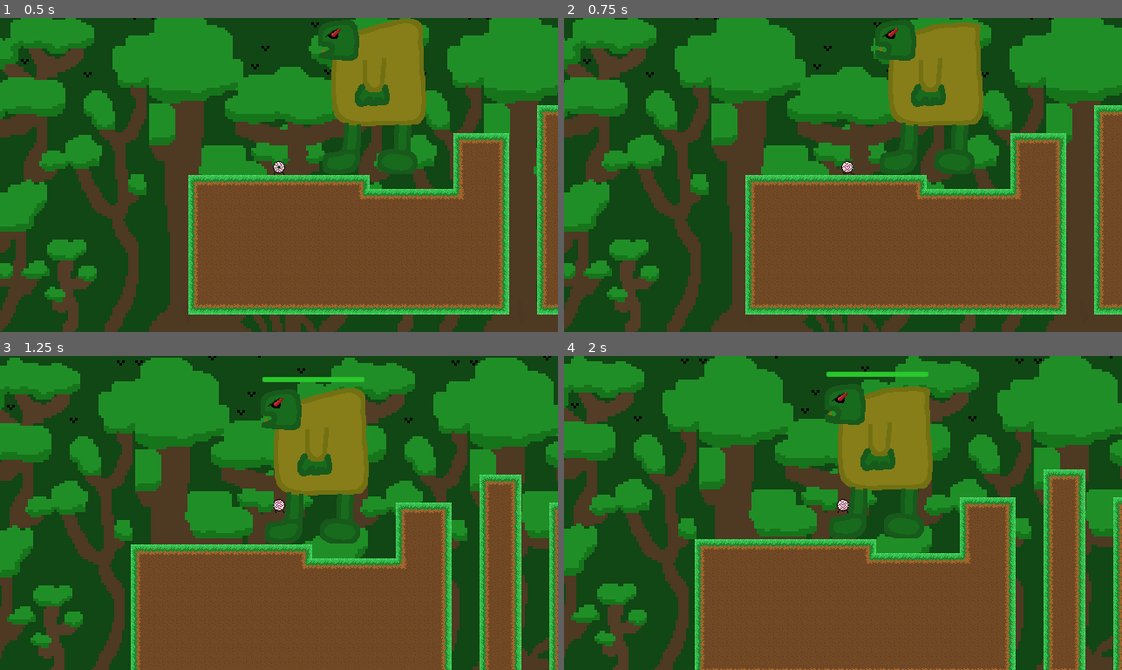
Above: before the commit, frames 1-4 (two rows, left to right).
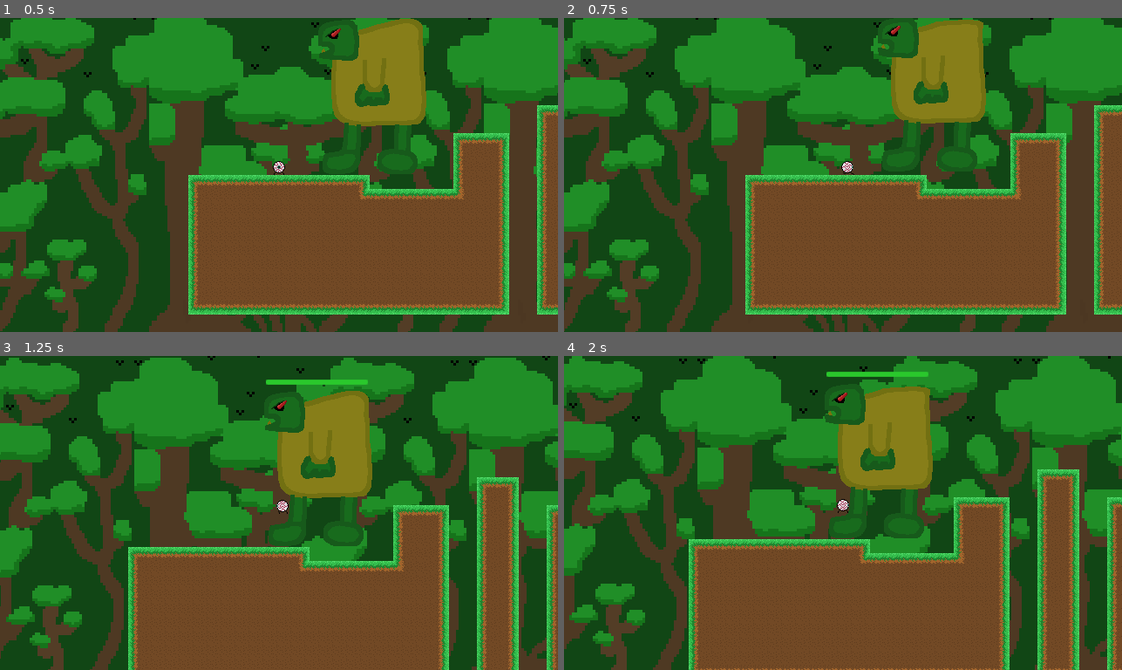
Above: after the commit, the same moments.

Repository: epimetheusgames/EyeSore
Game: Godot game, scene res://World.tscn
Two runs of this game, one before a commit and one after it. Both use one fixed random seed, a clock stepped at 60 frames per second and the inputs below. The engine's default icon, where the game draws it, is replaced by a stand-in: a white triangle on a blue panel in a dark square.
Inputs (mouse positions are in pixels of both pictures, inside the frame that each line leads up to):
- Up to frame 1 (0.5 s): no input
- Up to frame 2 (0.75 s): move the mouse to (965, 159) at 0.52 s; hold D (movement_right) from 0.53 s (still down); click (965, 159) at 0.6 s
- Up to frame 3 (1.25 s): keep holding D (movement_right); tap Space (movement_jump) at 0.77 s
- Up to frame 4 (2 s): keep holding D (movement_right); move the mouse to (731, 528) at 1.27 s; right-click (731, 528) at 1.35 s; tap Space (movement_jump) at 1.52 s

Frame 1 is identical in both runs. In frame 2, 1.0% of the frame differs, in the area x 55-76%, y 0-50%; in frame 3, 10%; in frame 4, 12%, in the area x 0-100%, y 0-100%.

Commit message:
Shooting the boss now causes it to be knocked back

Diff:
--- a/OGPC_Project_Native_Directory/InfiniteHealthBoss.gd
+++ b/OGPC_Project_Native_Directory/InfiniteHealthBoss.gd
@@ -27,7 +27,6 @@
 		velocity = Vector2(100, -100)
 
 	if attacking:
-		_on_Knockback_event()
 		$AnimatedSprite.animation = "attacking"
 		$AnimatedSprite.play()
 	else:
@@ -54,7 +53,7 @@
 	attacking = true
 
 # In the future this will be and connection from the player bullet when it damages the enemy.
-func _on_Knockback_event():
-	$AnimatedSprite.animation = "damaged"
+func on_Knockback_event():
+	#$AnimatedSprite.animation = "damaged"
 	attacking = false
 	was_attacked = true
--- a/OGPC_Project_Native_Directory/Player_Bullet.gd
+++ b/OGPC_Project_Native_Directory/Player_Bullet.gd
@@ -5,6 +5,7 @@
 var speed = 150
 var speed_scaling_amount = 20
 var has_been_fired = false
+var die_on_next_frame = false
 
 onready var player_body = get_node("/root/World_Root_Node/Player_Body")
 
@@ -12,10 +13,13 @@
 	var enemies = get_tree().get_nodes_in_group("enemies")
 	var bullet_collision_info = move_and_collide(velocity)
 
+	if die_on_next_frame:
+		self.queue_free()
+
 	if bullet_collision_info != null:
-		self.queue_free()
-		for enemy in enemies:
-			pass # check for if the bullet hit this specific enemy, if so, set enemy.died to true.
+		die_on_next_frame = true
+		if bullet_collision_info.collider.name == "InfiniteHealthBoss":
+			bullet_collision_info.collider.on_Knockback_event()
 
 	speed += speed_scaling_amount
 
